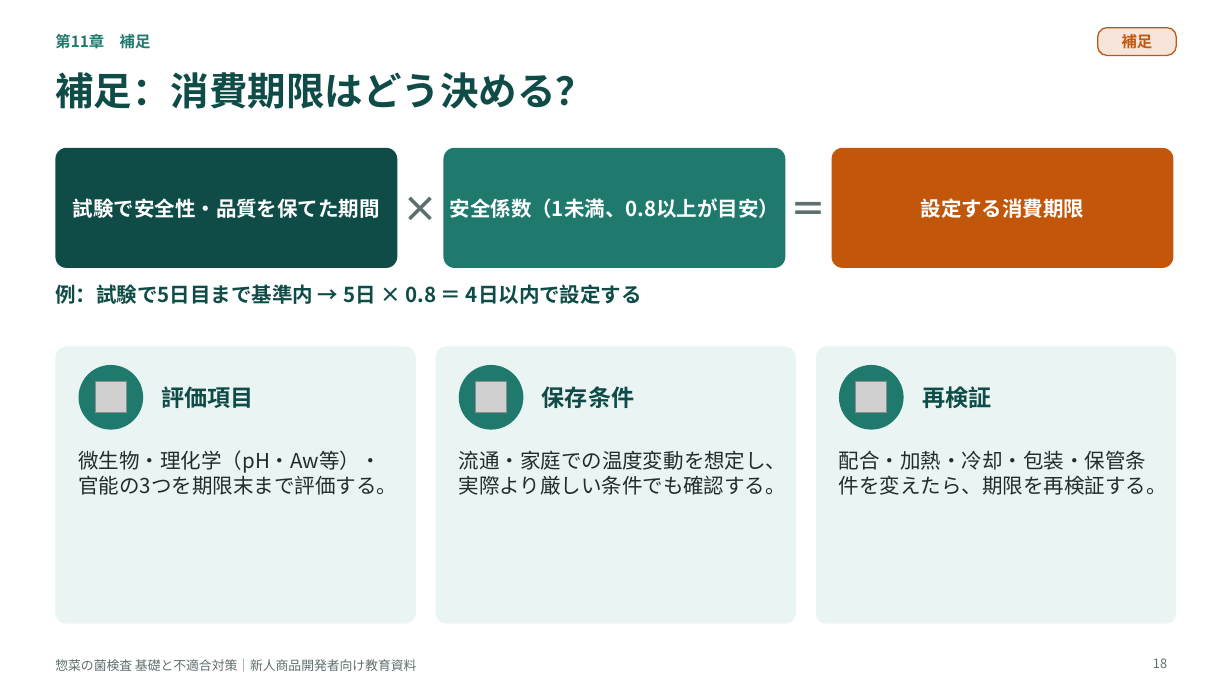
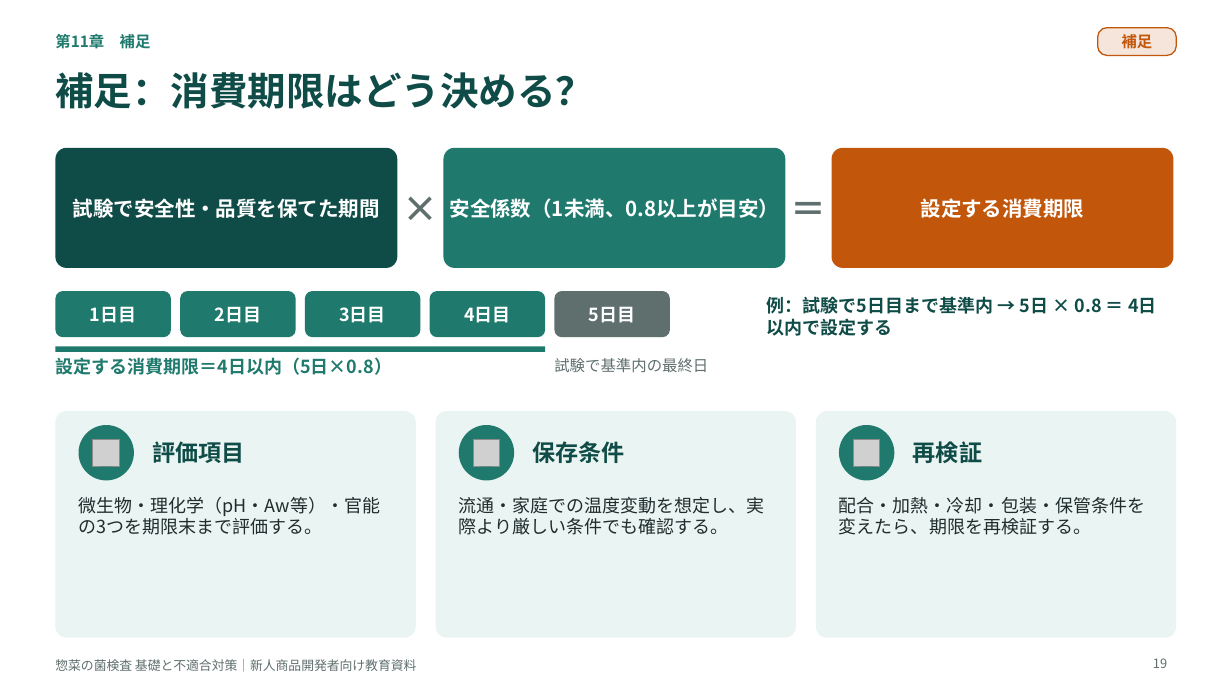
Before and after one commit to tanakashuhei-dotcom/shuhei0208, a slide deck: slide 19 of 菌検査教育資料.pptx (slide 18 before the commit). Drawn at 1232x693 pixels with LibreOffice and Linux fonts; fonts in the diff are those of the drawing; grey boxes stand for pictures. Boxes give left, top, right and bottom in pixels: in the first picture for what was removed or moved away, otherwise in the second. Text is boxed around its words. In the diff, an @@ line names an element or a change of style, - is before the commit and + after.

```diff
--- a/菌検査教育資料.pptx
+++ b/菌検査教育資料.pptx
@@ rounded rectangle added at <box>55,291,171,337</box>, fill #1F7A6D, 14 pt, text #FFFFFF, bold @@
+1日目
@@ rounded rectangle added at <box>180,291,296,337</box>, fill #1F7A6D, 14 pt, text #FFFFFF, bold @@
+2日目
@@ rounded rectangle added at <box>305,291,421,337</box>, fill #1F7A6D, 14 pt, text #FFFFFF, bold @@
+3日目
@@ rounded rectangle added at <box>430,291,545,337</box>, fill #1F7A6D, 14 pt, text #FFFFFF, bold @@
+4日目
@@ rounded rectangle added at <box>555,291,670,337</box>, fill #5F6F6E, 14 pt, text #FFFFFF, bold @@
+5日目
@@ text "例：試験で5日目まで基準内 → 5日 × 0.8 ...": place and size @@
-text "例：試験で5日目まで基準内 → 5日 × 0.8 ..." at <box>55,284,642,304</box>
+text "例：試験で5日目まで基準内 → 5日 × 0.8 ..." at <box>767,296,1102,314</box>
@@ text "例：試験で5日目まで基準内 → 5日 × 0.8 ..." at <box>767,296,1102,314</box>: size 16 to 14 pt; vertical alignment top to middle @@
@@ rectangle added at <box>55,347,545,352</box>, fill #1F7A6D @@
@@ text added at <box>55,357,392,375</box>, 14 pt, text #1F7A6D, bold @@
+設定する消費期限＝4日以内（5日×0.8）
@@ text added at <box>554,358,708,372</box>, 12 pt, text #5F6F6E @@
+試験で基準内の最終日
@@ rounded rectangle: place and size @@
-rounded rectangle at <box>55,347,416,624</box>
+rounded rectangle at <box>55,411,416,638</box>
@@ rounded rectangle: place and size @@
-rounded rectangle at <box>435,347,796,624</box>
+rounded rectangle at <box>435,411,796,638</box>
@@ proportions changed in 3 elements at <box>55,411,416,638</box>, <box>435,411,796,638</box>, <box>816,411,1177,638</box> @@
@@ rounded rectangle: place and size @@
-rounded rectangle at <box>816,347,1177,624</box>
+rounded rectangle at <box>816,411,1177,638</box>
@@ ellipse: place and size @@
-ellipse at <box>79,365,143,430</box>
+ellipse at <box>79,425,134,481</box>
@@ picture: place and size @@
-picture at <box>95,382,127,413</box>
+picture at <box>93,440,120,467</box>
@@ text "評価項目": place and size @@
-text "評価項目" at <box>162,386,254,408</box>
+text "評価項目" at <box>152,441,244,463</box>
@@ ellipse: place and size @@
-ellipse at <box>458,365,523,430</box>
+ellipse at <box>458,425,514,481</box>
@@ picture: place and size @@
-picture at <box>476,382,507,413</box>
+picture at <box>473,440,500,467</box>
@@ text "保存条件": place and size @@
-text "保存条件" at <box>542,386,634,408</box>
+text "保存条件" at <box>533,441,625,463</box>
@@ ellipse: place and size @@
-ellipse at <box>839,365,904,430</box>
+ellipse at <box>839,425,895,481</box>
@@ picture: place and size @@
-picture at <box>856,382,887,413</box>
+picture at <box>854,440,881,467</box>
@@ text "再検証": place and size @@
-text "再検証" at <box>922,386,991,408</box>
+text "再検証" at <box>913,441,982,463</box>
@@ text "微生物・理化学（pH・Aw等）・官能の3つを期限末まで評価する。": place and size @@
-text "微生物・理化学（pH・Aw等）・官能の3つを期限末まで評価する。" at <box>79,450,398,495</box>
+text "微生物・理化学（pH・Aw等）・官能の3つを期限末まで評価する。" at <box>79,497,381,535</box>
@@ text "流通・家庭での温度変動を想定し、実際より厳しい条件でも確認する。": place and size @@
-text "流通・家庭での温度変動を想定し、実際より厳しい条件でも確認する。" at <box>459,450,787,495</box>
+text "流通・家庭での温度変動を想定し、実際より厳しい条件でも確認する。" at <box>459,497,765,535</box>
@@ size 16 to 14 pt in 3 elements at <box>79,497,381,535</box>, <box>459,497,765,535</box>, <box>839,497,1145,535</box> @@
@@ text "配合・加熱・冷却・包装・保管条件を変えたら、期限を再検証する。": place and size @@
-text "配合・加熱・冷却・包装・保管条件を変えたら、期限を再検証する。" at <box>839,450,1167,495</box>
+text "配合・加熱・冷却・包装・保管条件を変えたら、期限を再検証する。" at <box>839,497,1145,535</box>
```
Also in this commit, not shown: 18 other slides changed, 1 slide added.
